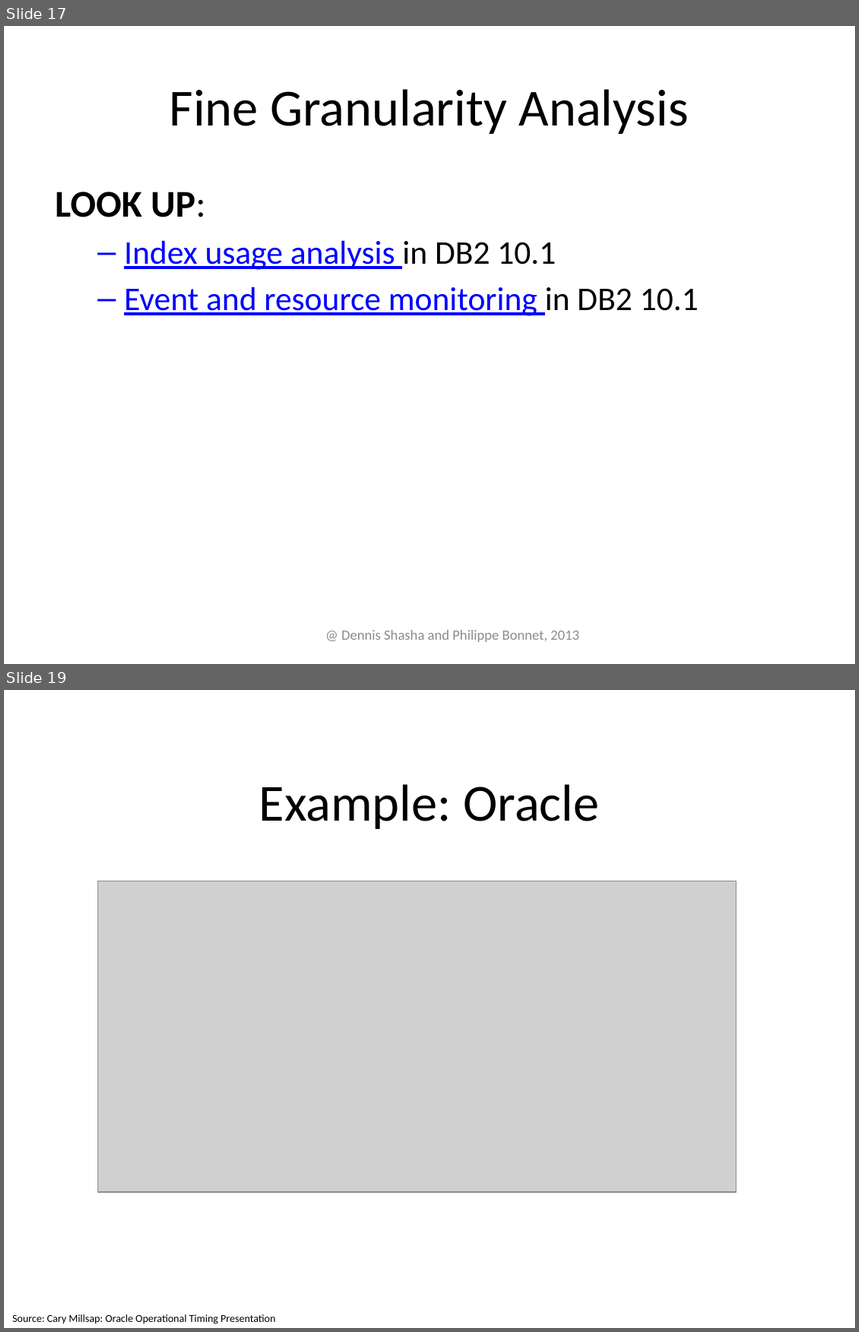
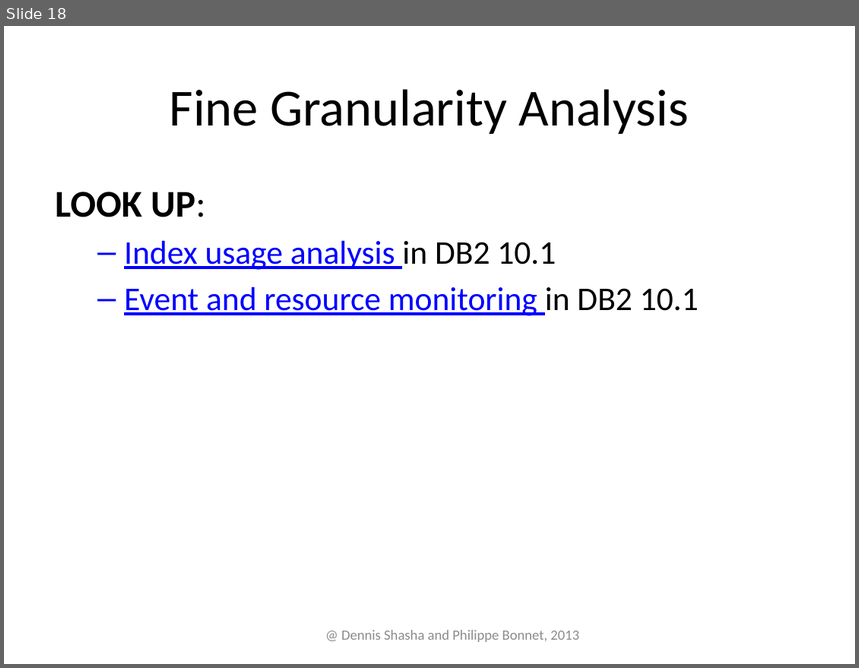
Before and after one commit to phbonnet/tuning, a slide deck: Slides/Troubleshooting.pptx. Shown one above the other, each under a label of ours: slides 17 and 19 before the commit, slide 18 after it; the slides between them are not shown. The pictures are 859x1332 and 859x668 pixels, drawn with LibreOffice and Linux fonts; fonts in the diff are those of the drawing; grey boxes stand for pictures. Boxes give left, top, right and bottom in pixels: in the first picture for what was removed or moved away, otherwise in the second. Text is boxed around its words. In the diff, an @@ line names an element or a change of style, - is before the commit and + after.

```diff
--- a/Slides/Troubleshooting.pptx
+++ b/Slides/Troubleshooting.pptx
@@ slide 19 removed at (x1=4, y1=690, x2=855, y2=1328), background #FFFFFF @@
@@ title removed at (x1=259, y1=784, x2=599, y2=829) @@
-Example: Oracle
@@ picture removed at (x1=97, y1=882, x2=736, y2=1193) @@
@@ text removed at (x1=12, y1=1315, x2=275, y2=1325) @@
-Source: Cary Millsap: Oracle Operational Timing Presentation
@@ what was slide 17 is now slide 18 @@
```
Also in this commit, not shown: 9 slides changed, 3 slides added, 1 other file.
